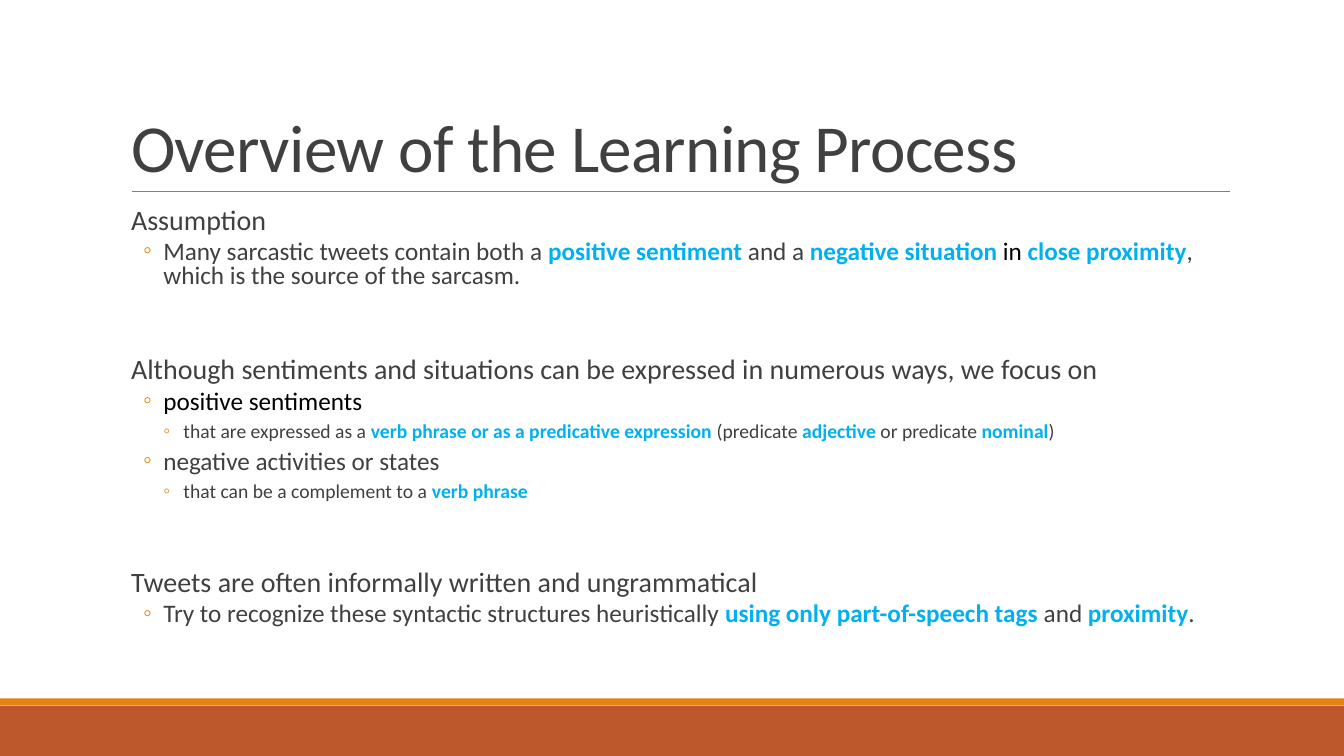
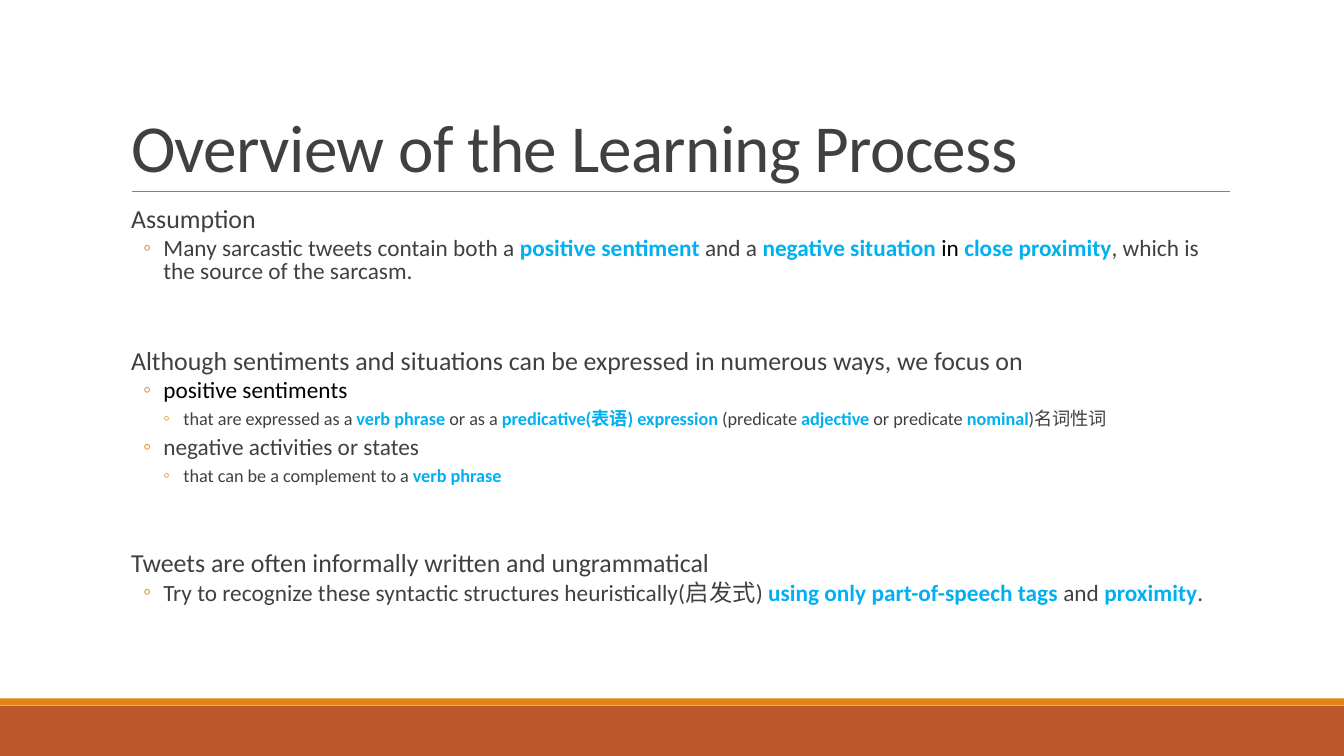
Before and after one commit to liangxh/grad, a slide deck: slide 5 of [文献调研] Sarcasm as Contrast between a Positive Sentiment and Negative Situation.pptx (slide 6 before the commit). Drawn at 1344x756 pixels with LibreOffice and Linux fonts; fonts in the diff are those of the drawing. Boxes give left, top, right and bottom in pixels: in the first picture for what was removed or moved away, otherwise in the second. Text is boxed around its words. In the diff, an @@ line names an element or a change of style, - is before the commit and + after.

```diff
--- a/[文献调研] Sarcasm as Contrast between a Positive Sentiment and Negative Situation.pptx
+++ b/[文献调研] Sarcasm as Contrast between a Positive Sentiment and Negative Situation.pptx
@@ text at bbox=[131, 210, 1198, 577]: size 20 to 18.5 pt in "Assumption", "Although sentiments and situations can be expressed ...", "Tweets are often informally written and ungrammatical"; size 18 to 16.6 pt in "Many sarcastic tweets contain both a positive ...", "positive sentiments", "negative activities or states"; size 14 to 12.9 pt in "that can be a complement to a ..." @@
@@ text at bbox=[183, 410, 1107, 428]: text changed; size 14 to 12.9 pt @@
-    ◦ that are expressed as a verb phrase or as a predicative expression (predicate adjective or predicate nominal)
+    ◦ that are expressed as a verb phrase or as a predicative(表语) expression (predicate adjective or predicate nominal)名词性词
@@ text at bbox=[163, 581, 1203, 605]: text changed; size 18 to 16.6 pt @@
-  ◦ Try to recognize these syntactic structures heuristically using only part-of-speech tags and proximity.
+  ◦ Try to recognize these syntactic structures heuristically(启发式) using only part-of-speech tags and proximity.
```
Also in this commit, not shown: 7 other slides changed, 15 slides added, 3 slides removed.
